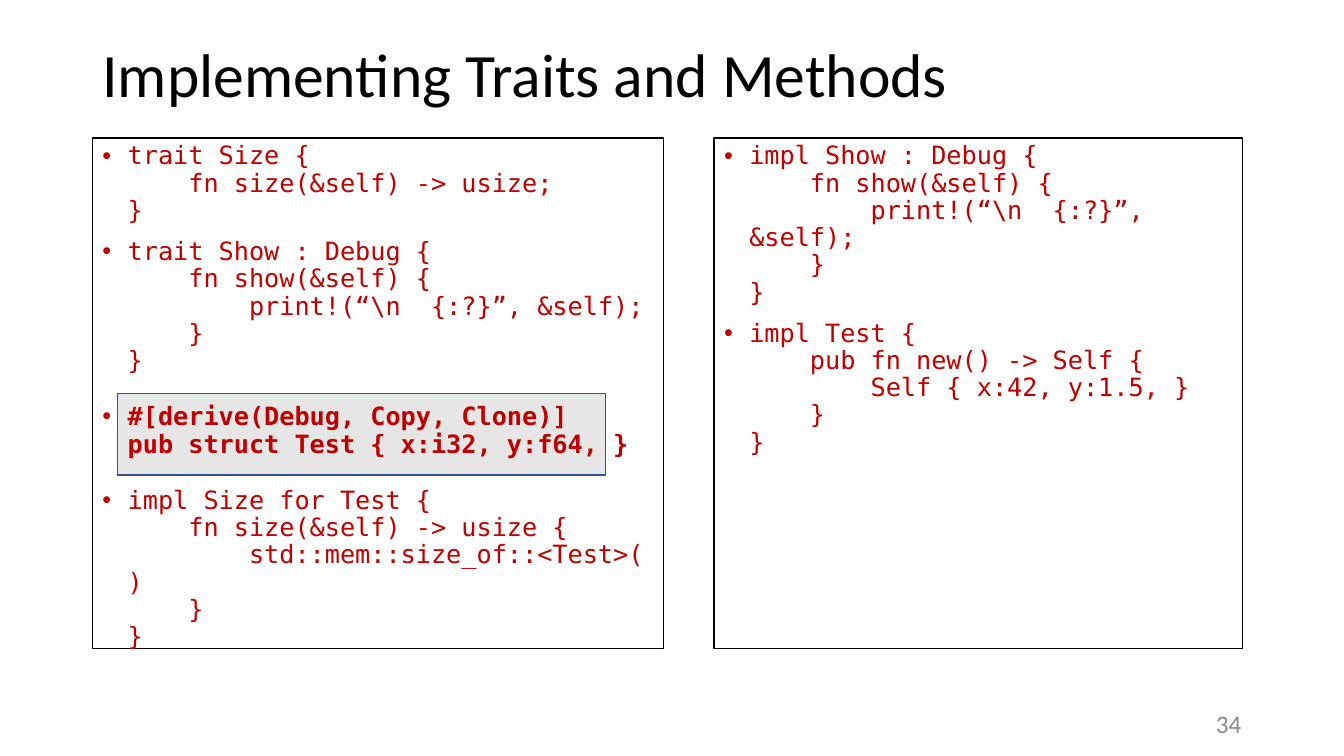
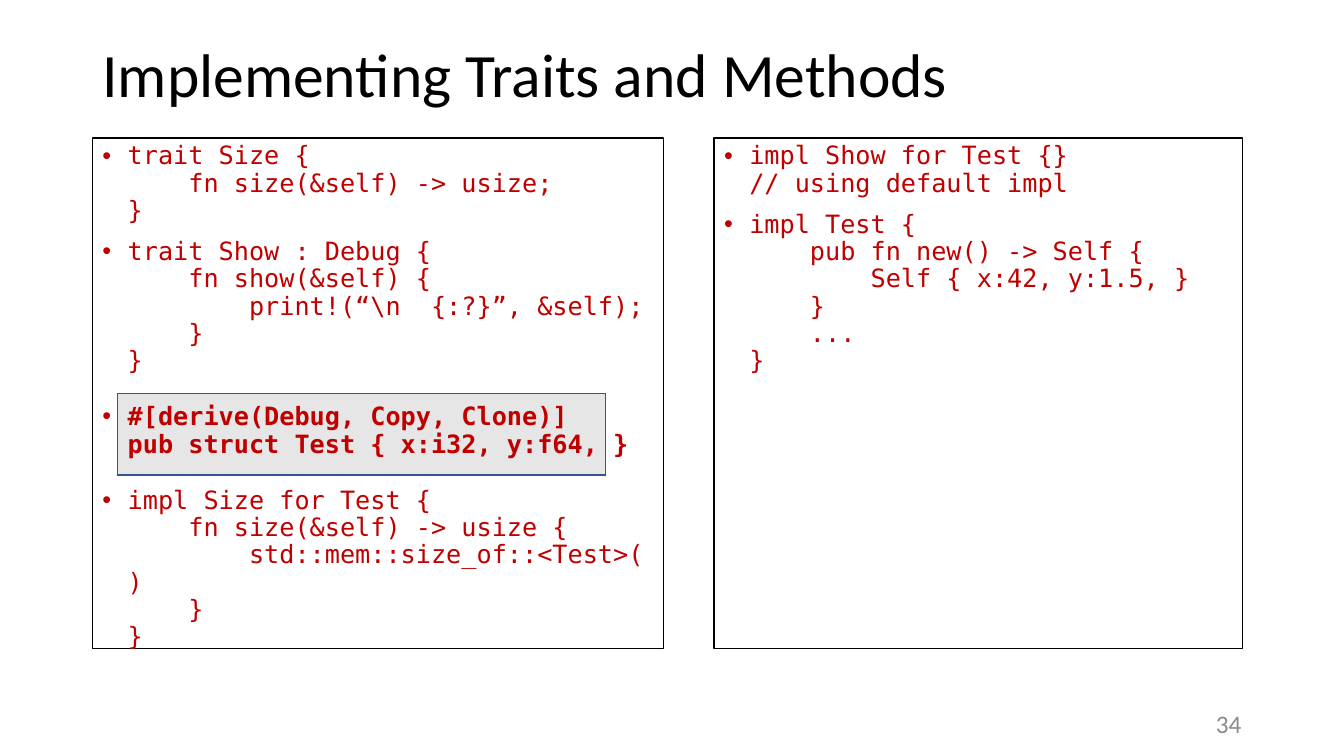
Before and after one commit to JimFawcett/JimFawcett.github.io, a slide deck: slide 34 of Resources/RustModels.pptx. Drawn at 1344x756 pixels with LibreOffice and Linux fonts; fonts in the diff are those of the drawing. Boxes give left, top, right and bottom in pixels: in the first picture for what was removed or moved away, otherwise in the second. Text is boxed around its words. In the diff, an @@ line names an element or a change of style, - is before the commit and + after.

Commit message:
fixed typos in slides

```diff
--- a/Resources/RustModels.pptx
+++ b/Resources/RustModels.pptx
@@ text at [749,144,1159,293]: text changed @@
-• impl Show : Debug {
-  fn show(&self) {
-  print!(“\n {:?}”, &self);
-  }
-  }
-• impl Test {
-  pub fn new() -> Self {
-  Self { x:42, y:1.5, }
-  }
-  }
+• impl Show for Test {}
+  // using default impl
+• impl Test {
+  pub fn new() -> Self {
+  Self { x:42, y:1.5, }
+  }
+  ...
+  }
```
Also in this commit, not shown: 2 other slides changed, 1 slide added, 3 slides removed, 1 other file.
